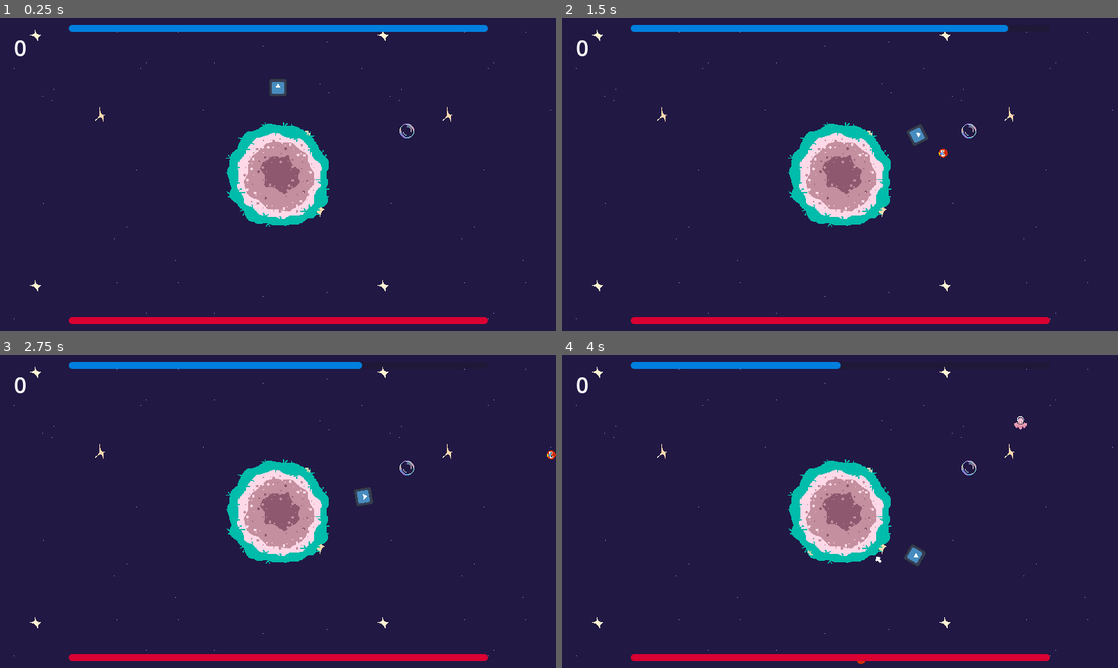
Above: before the commit, frames 1-4 (two rows, left to right).
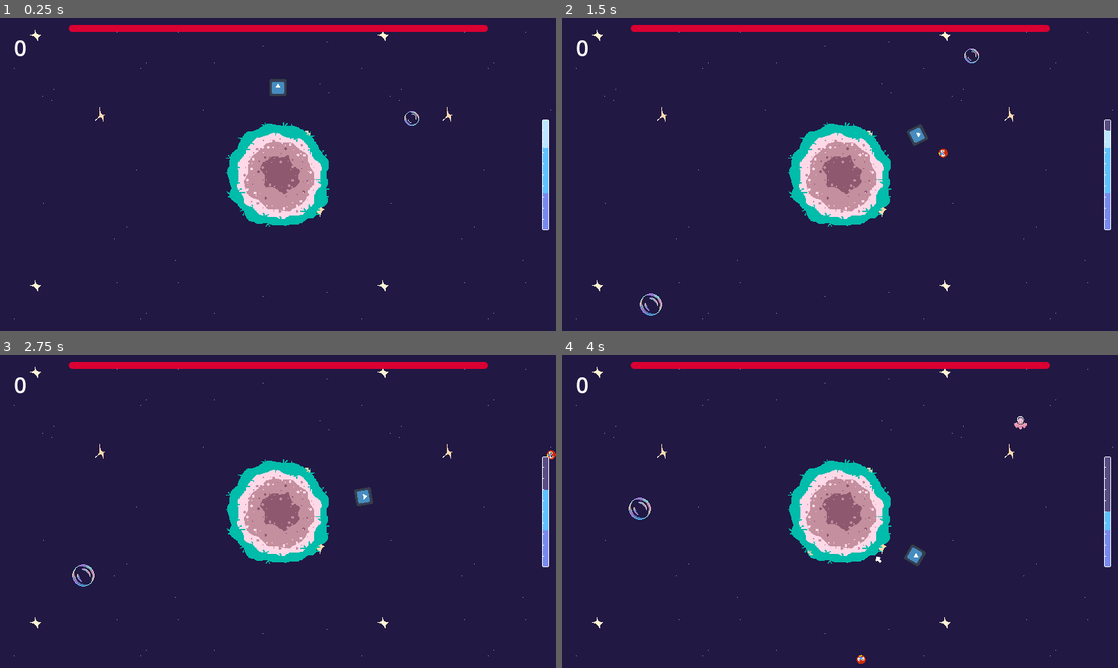
Above: after the commit, the same moments.

Repository: DoubtRabbit/space-farmer
Game: Godot game, scene res://levels/level_base.tscn
Two runs of this game, one before a commit and one after it. Both use one fixed random seed, a clock stepped at 60 frames per second and the inputs below. The engine's default icon, where the game draws it, is replaced by a stand-in: a white triangle on a blue panel in a dark square.
Inputs:
- Up to frame 1 (0.25 s): no input
- Up to frame 2 (1.5 s): tap Enter at 0.5 s; hold D (RIGHT) 0.53-1.28 s; hold Shift (WATER) 0.53-1.28 s; hold A (LEFT) from 1.28 s (still down); tap Space (ATTACK) at 1.35 s
- Up to frame 3 (2.75 s): tap Shift (WATER) at 1.55 s; release A (LEFT) at 2.03 s; hold D (RIGHT) from 2.03 s (still down); hold Shift (WATER) from 2.03 s (still down)
- Up to frame 4 (4 s): release Shift (WATER) at 2.78 s; tap Shift (WATER) at 2.85, 3.8 s; release D (RIGHT) at 3.53 s; hold A (LEFT) from 3.53 s (still down); hold Space (ATTACK) from 3.53 s (still down)

The runs differ from the first frame. In frame 1, 3.9% of the frame differs, in the area x 12-99%, y 2-98%; in frame 2, 3.9%; in frame 3, 3.9%; in frame 4, 3.9%.

Commit message:
Update water carrier path and add progress texture bar for water capacity

Diff:
--- a/Scenes/enemies/water_carrier/water_carrier.gd
+++ b/Scenes/enemies/water_carrier/water_carrier.gd
@@ -5,21 +5,35 @@
 @onready var SPRITE: Sprite2D = $Sprite2D
 
 
-var WATER_QUANTITY
+@export var WATER_QUANTITY: float
+@export var SPEED: float
+var FREQUENCY
+var time
 
 # Called when the node enters the scene tree for the first time.
 func _ready() -> void:
 	set_water()
+	SPEED = randf_range(50, 100)
+	FREQUENCY = randf_range(3, 5)
+	time = 0
 
 func set_water() -> void:
 	WATER_QUANTITY = randf_range(10, 50)
 
 # Called every frame. 'delta' is the elapsed time since the previous frame.
 func _process(delta: float) -> void:
+	position.x += sin(time * FREQUENCY)
+	position.y -= SPEED * delta
+	if (time > 10): # timeout if too long / off screen TODO: better
+		hitbox_component.queue_free()
+		queue_free()
+	time += delta
 	pass
 
 func die() -> void:
 	player.collect_water(WATER_QUANTITY)
 	SPRITE.region_rect = Rect2(32, 0, 32, 32)
+	set_process(false)
+	hitbox_component.queue_free()
 	await get_tree().create_timer(0.3).timeout
 	queue_free()
--- a/Scenes/enemies/water_carrier/water_carrier.tscn
+++ b/Scenes/enemies/water_carrier/water_carrier.tscn
@@ -6,16 +6,15 @@
 [ext_resource type="PackedScene" uid="uid://dhrvm8ls0etdo" path="res://Components/hitbox_component/hitbox_component.tscn" id="3_xi2kl"]
 
 [sub_resource type="CircleShape2D" id="CircleShape2D_1j8kx"]
-radius = 14.0
 
 [sub_resource type="CircleShape2D" id="CircleShape2D_lrejs"]
-radius = 14.0
+radius = 12.0
 
 [node name="WaterCarrier" type="RigidBody2D" unique_id=1683511076 node_paths=PackedStringArray("hitbox_component")]
-scale = Vector2(0.5, 0.5)
 gravity_scale = 0.0
 script = ExtResource("1_xi2kl")
 hitbox_component = NodePath("HitboxComponent")
+WATER_QUANTITY = 10.0
 
 [node name="Sprite2D" type="Sprite2D" parent="." unique_id=953190715]
 texture = ExtResource("2_xi2kl")
--- /dev/null
+++ b/Scenes/enemies/water_carrier/water_carrier_big.tscn
@@ -0,0 +1,34 @@
+[gd_scene format=3 uid="uid://7eoeoxrdt004"]
+
+[ext_resource type="Script" uid="uid://1f717vdd444u" path="res://Scenes/enemies/water_carrier/water_carrier.gd" id="1_6vdgb"]
+[ext_resource type="Texture2D" uid="uid://bdtjkyt8hk0i8" path="res://assets/enemies/WaterCarrier BIG.png" id="2_6vdgb"]
+[ext_resource type="PackedScene" uid="uid://c2xbsog7378no" path="res://Components/health_component/health_component.tscn" id="3_8ivka"]
+[ext_resource type="PackedScene" uid="uid://dhrvm8ls0etdo" path="res://Components/hitbox_component/hitbox_component.tscn" id="4_h03o6"]
+
+[sub_resource type="CircleShape2D" id="CircleShape2D_1j8kx"]
+radius = 16.0
+
+[sub_resource type="CircleShape2D" id="CircleShape2D_lrejs"]
+radius = 18.0
+
+[node name="WaterCarrier" type="RigidBody2D" unique_id=1683511076 node_paths=PackedStringArray("hitbox_component")]
+gravity_scale = 0.0
+script = ExtResource("1_6vdgb")
+hitbox_component = NodePath("HitboxComponent")
+WATER_QUANTITY = 25.0
+
+[node name="Sprite2D" type="Sprite2D" parent="." unique_id=953190715]
+texture = ExtResource("2_6vdgb")
+region_enabled = true
+region_rect = Rect2(0, 0, 32, 32)
+
+[node name="CollisionShape2D" type="CollisionShape2D" parent="." unique_id=765270684]
+shape = SubResource("CircleShape2D_1j8kx")
+
+[node name="HealthComponent" parent="." unique_id=1020687223 instance=ExtResource("3_8ivka")]
+
+[node name="HitboxComponent" parent="." unique_id=119987984 node_paths=PackedStringArray("health_component") instance=ExtResource("4_h03o6")]
+health_component = NodePath("../HealthComponent")
+
+[node name="CollisionShape2D" type="CollisionShape2D" parent="HitboxComponent" unique_id=446894684]
+shape = SubResource("CircleShape2D_lrejs")
--- a/levels/level_base.tscn
+++ b/levels/level_base.tscn
@@ -42,6 +42,11 @@
 
 [node name="Spawner" type="Node2D" parent="." unique_id=77549691]
 script = ExtResource("6_jd1fy")
+min_bubble_time = 1
+max_bubble_time = 2
+
+[node name="BubbleTimer" type="Timer" parent="Spawner" unique_id=1367621986]
+one_shot = true
 
 [node name="Timer" type="Timer" parent="Spawner" unique_id=281359322]
 wait_time = 3.0
@@ -59,4 +64,5 @@
 [node name="Marker2D4" type="Marker2D" parent="Spawner" unique_id=546920676]
 position = Vector2(734, 401)
 
+[connection signal="timeout" from="Spawner/BubbleTimer" to="Spawner" method="_on_bubble_timer_timeout"]
 [connection signal="timeout" from="Spawner/Timer" to="Spawner" method="_on_timer_timeout"]
--- a/levels/spawner.gd
+++ b/levels/spawner.gd
@@ -2,13 +2,19 @@
 const EXPLODER = preload("uid://cgjxxpjcg8jbl")
 @onready var planet: Planet = $"../Planet"
 const WATER_CARRIER = preload("uid://c3us3rpkhgs2k")
+const WATER_CARRIER_BIG = preload("uid://7eoeoxrdt004")
+@onready var bubble_timer: Timer = $BubbleTimer
 @onready var marker_2d: Marker2D = $Marker2D
 @onready var marker_2d_2: Marker2D = $Marker2D2
 @onready var marker_2d_4: Marker2D = $Marker2D4
 @onready var marker_2d_3: Marker2D = $Marker2D3
 
+@export var min_bubble_time: int
+@export var max_bubble_time: int
+
 # Called when the node enters the scene tree for the first time.
 func _ready() -> void:
+	bubble_timer.start()
 	pass # Replace with function body.
 
 
@@ -16,24 +22,40 @@
 func _process(delta: float) -> void:
 	pass
 
+func _on_bubble_timer_timeout() -> void:
+	var rand_num = randi_range(0, 100)
+	var entity
+	if (rand_num > 30):
+		entity = WATER_CARRIER.instantiate()
+	else:
+		entity = WATER_CARRIER_BIG.instantiate()
+
+	var planet_width = planet.sprite.texture.get_width()
+	var screen_width = get_viewport_rect().size.x
+	var spacing = 50 # extra spacing distance from the side of the planet
+	var no_planet_half_width = ((screen_width - planet_width) / 2) - spacing # this is half the width of the total X length without the planet
+	var offset = randf_range(-no_planet_half_width, no_planet_half_width) # pick either left or right side (offset from middle of planet)
+	if (offset > 0):
+		entity.position.x = offset
+	else:
+		entity.position.x = screen_width - offset
+	entity.position.y = get_viewport_rect().size.y
+	get_parent().add_child(entity)
+	var new_time = randi_range(min_bubble_time, max_bubble_time)
+	bubble_timer.start(new_time)
 
 
 func _on_timer_timeout() -> void:
 	print("timeout")
-	var random = randi_range(0, 1)
-	var random2 = randi_range(0, 3)
-	var entity
+	var random = randi_range(0, 3)
+	var entity = EXPLODER.instantiate()
+	entity.target = planet
 	if (random == 0):
-		entity = EXPLODER.instantiate()
-		entity.target = planet
-	else:
-		entity = WATER_CARRIER.instantiate()
-	if (random2 == 0):
 		entity.position = marker_2d.position
-	elif (random2 == 1):
+	elif (random == 1):
 		entity.position = marker_2d_2.position
-	elif (random2 == 2):
+	elif (random == 2):
 		entity.position = marker_2d_3.position
-	elif (random2 == 3):
+	elif (random == 3):
 		entity.position = marker_2d_4.position
 	add_child(entity)
--- a/scenes/gameui/game_ui.gd
+++ b/scenes/gameui/game_ui.gd
@@ -2,7 +2,7 @@
 @onready var player: CharacterBody2D = $"../../Player"
 @onready var planet: Planet = $"../../Planet"
 @onready var money_label: Label = $MarginContainer/Money
-@onready var water_bar: ProgressBar = $Water
+@onready var water_bar: TextureProgressBar = $Water
 @onready var planet_health_bar: ProgressBar = $PlanetHealth
 
 var money
--- a/scenes/gameui/game_ui.tscn
+++ b/scenes/gameui/game_ui.tscn
@@ -1,13 +1,9 @@
 [gd_scene format=3 uid="uid://coc7trwnug3u3"]
 
 [ext_resource type="Script" uid="uid://cg084nl1qwylj" path="res://Scenes/gameui/game_ui.gd" id="1_5bmdj"]
-
-[sub_resource type="StyleBoxFlat" id="StyleBoxFlat_bhug6"]
-bg_color = Color(0, 0.49677503, 0.8696802, 1)
-corner_radius_top_left = 10
-corner_radius_top_right = 10
-corner_radius_bottom_right = 10
-corner_radius_bottom_left = 10
+[ext_resource type="Texture2D" uid="uid://bfapel1x8qmpg" path="res://assets/meters/Under.png" id="2_44pwp"]
+[ext_resource type="Texture2D" uid="uid://c0uavt7tk3bul" path="res://assets/meters/Over.png" id="3_81b4j"]
+[ext_resource type="Texture2D" uid="uid://c35y6xpefjjfi" path="res://assets/meters/Progress.png" id="4_2vgsg"]
 
 [sub_resource type="StyleBoxFlat" id="StyleBoxFlat_ekmer"]
 bg_color = Color(0.85319763, 0, 0.19707575, 1)
@@ -25,7 +21,27 @@
 grow_vertical = 2
 script = ExtResource("1_5bmdj")
 
-[node name="Water" type="ProgressBar" parent="." unique_id=1475961372]
+[node name="Water" type="TextureProgressBar" parent="." unique_id=860795585]
+layout_mode = 1
+anchors_preset = 6
+anchor_left = 1.0
+anchor_top = 0.5
+anchor_right = 1.0
+anchor_bottom = 0.5
+offset_left = -1.0
+offset_top = -0.5
+offset_bottom = 0.5
+grow_horizontal = 0
+grow_vertical = 2
+size_flags_stretch_ratio = 0.0
+offset_transform_enabled = true
+offset_transform_position = Vector2(-10, 0)
+fill_mode = 3
+texture_under = ExtResource("2_44pwp")
+texture_over = ExtResource("3_81b4j")
+texture_progress = ExtResource("4_2vgsg")
+
+[node name="PlanetHealth" type="ProgressBar" parent="." unique_id=326265361]
 layout_mode = 1
 anchors_preset = 5
 anchor_left = 0.5
@@ -38,26 +54,6 @@
 size_flags_stretch_ratio = 0.0
 offset_transform_enabled = true
 offset_transform_position = Vector2(0, 10)
-theme_override_colors/font_color = Color(0.95, 0.95, 0.95, 1)
-theme_override_styles/fill = SubResource("StyleBoxFlat_bhug6")
-show_percentage = false
-
-[node name="PlanetHealth" type="ProgressBar" parent="." unique_id=326265361]
-layout_mode = 1
-anchors_preset = 7
-anchor_left = 0.5
-anchor_top = 1.0
-anchor_right = 0.5
-anchor_bottom = 1.0
-offset_left = -301.5
-offset_top = -10.0
-offset_right = 301.5
-grow_horizontal = 2
-grow_vertical = 0
-size_flags_vertical = 1
-size_flags_stretch_ratio = 0.0
-offset_transform_enabled = true
-offset_transform_position = Vector2(0, -10)
 theme_override_colors/font_color = Color(0.95, 0.95, 0.95, 1)
 theme_override_styles/fill = SubResource("StyleBoxFlat_ekmer")
 show_percentage = false
--- a/scenes/plant/plant.gd
+++ b/scenes/plant/plant.gd
@@ -19,7 +19,6 @@
 	pass
 
 func grow_plant() -> void:
-	print("Attempting to grow from growth state ", growth_state)
 	if (thirsty):
 		disable_thirsty()
 		growth_state += 1
Binary file added: assets/WaterCarrier.aseprite
Binary file added: assets/enemies/WaterCarrier BIG.png
Not shown, added: assets/enemies/WaterCarrier BIG.png.import
Binary file removed: assets/enemies/shipBlue_manned.png
Binary file added: assets/meters/Over.png
Not shown, added: assets/meters/Over.png.import
Binary file added: assets/meters/Progress.png
Not shown, changed: assets/meters/Progress.png.import
Binary file added: assets/meters/Under.png
Not shown, changed: assets/meters/Under.png.import
Binary file removed: assets/target_back_outline.png
